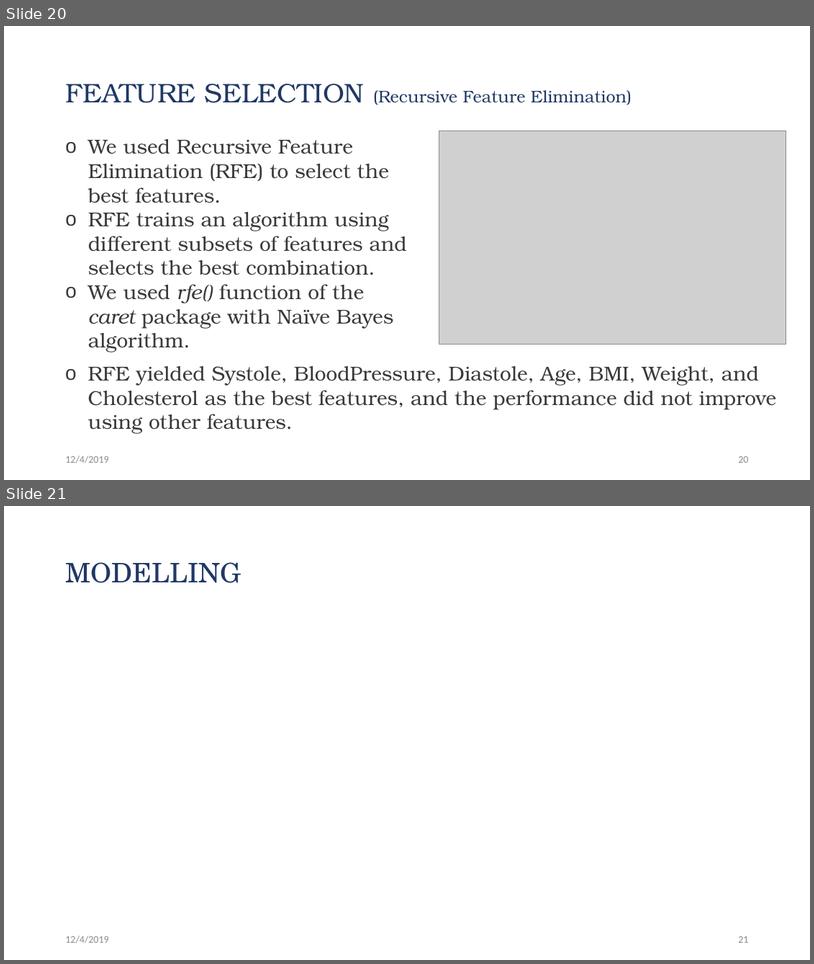
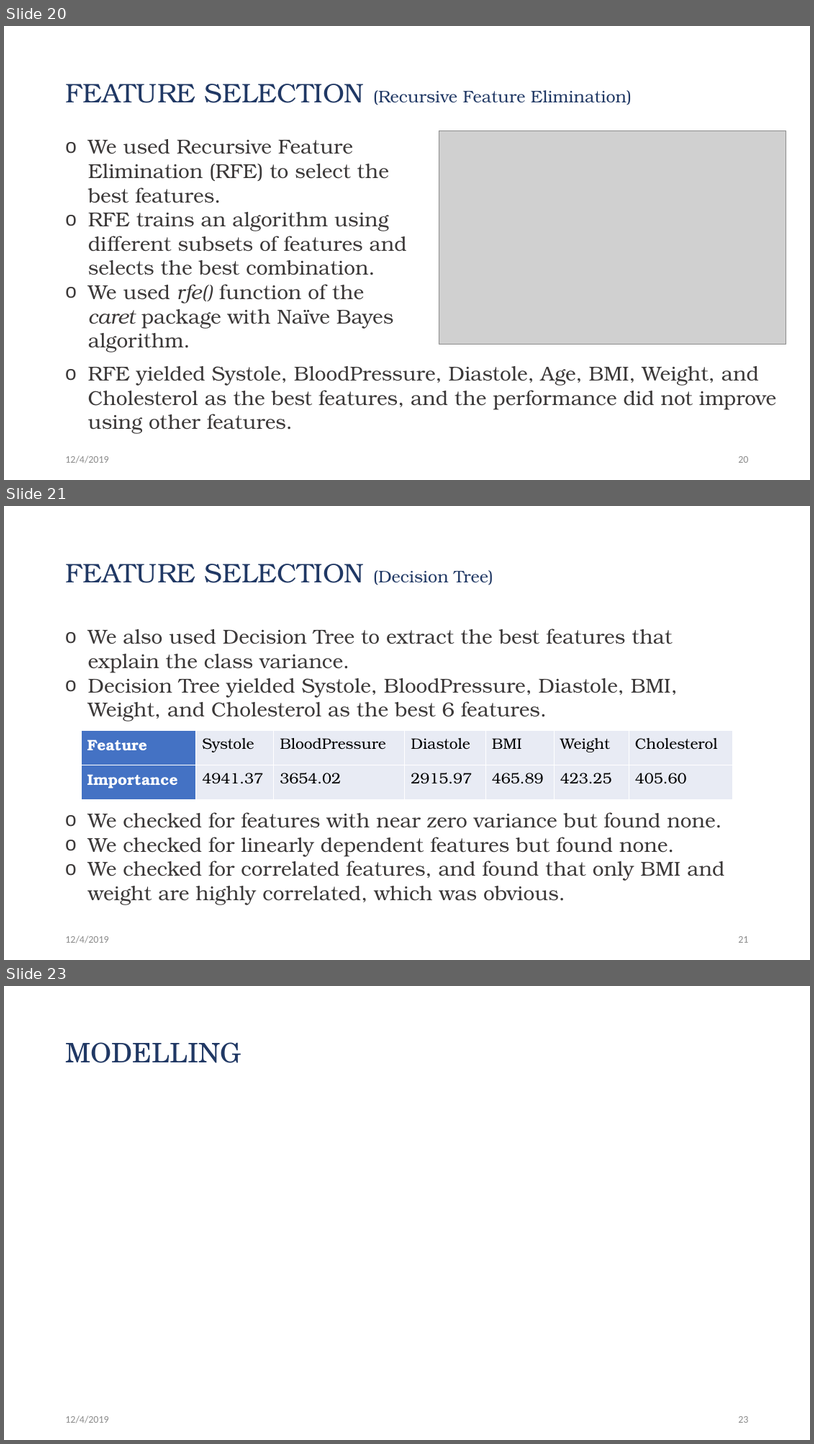
Before and after one commit to Jwen-pg/cds501-predicting-heart-disease, a slide deck: presentation.pptx. Shown one above the other, each under a label of ours: slides 20 and 21 before the commit, slides 20, 21 and 23 after it; the slides between them are not shown. The pictures are 814x964 and 814x1444 pixels, drawn with LibreOffice and Linux fonts; fonts in the diff are those of the drawing; grey boxes stand for pictures. Boxes give left, top, right and bottom in pixels: in the first picture for what was removed or moved away, otherwise in the second. Text is boxed around its words. In the diff, an @@ line names an element or a change of style, - is before the commit and + after.

Commit message:
presentation decision tree feature selection

```diff
--- a/presentation.pptx
+++ b/presentation.pptx
@@ slide 21 added at bbox=[4, 506, 810, 960], background #FFFFFF @@
@@ title added at bbox=[65, 564, 494, 585], 32 pt, text #203864 @@
+FEATURE SELECTION (Decision Tree)
@@ text added at bbox=[88, 628, 678, 721], 24 pt, text #3B3838 @@
+o We also used Decision Tree to extract the best features that explain the class variance.
+o Decision Tree yielded Systole, BloodPressure, Diastole, BMI, Weight, and Cholesterol as the best 6 features.
@@ table added at bbox=[82, 731, 733, 800], 2 rows, 7 columns @@
+Feature | Systole | BloodPressure | Diastole | BMI | Weight | Cholesterol
+Importance | 4941.37 | 3654.02 | 2915.97 | 465.89 | 423.25 | 405.60
@@ text added at bbox=[88, 812, 725, 904], 24 pt, text #3B3838 @@
+o We checked for features with near zero variance but found none.
+o We checked for linearly dependent features but found none.
+o We checked for correlated features, and found that only BMI and weight are highly correlated, which was obvious.
@@ text added at bbox=[65, 935, 108, 943], 12 pt, text #8C8C8C @@
+12/4/2019
@@ page number added at bbox=[738, 936, 748, 942], 12 pt, text #8C8C8C @@
+21
@@ what was slide 21 is now slide 23 @@
@@ page number at bbox=[738, 1416, 748, 1422]: text changed @@
-21
+23
```
Also in this commit, not shown: 1 slide changed, 1 other slide added.
